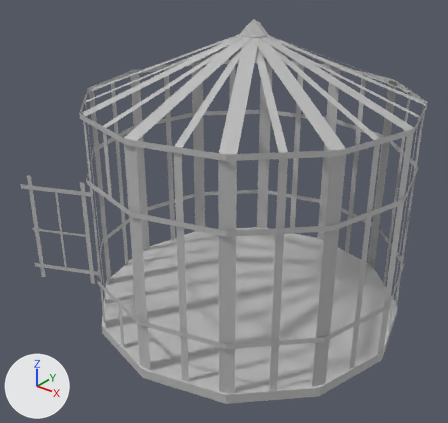
Renders of the Blender file Assets/Models/Winter/Birdcage More Bars.blend from each side of a commit.
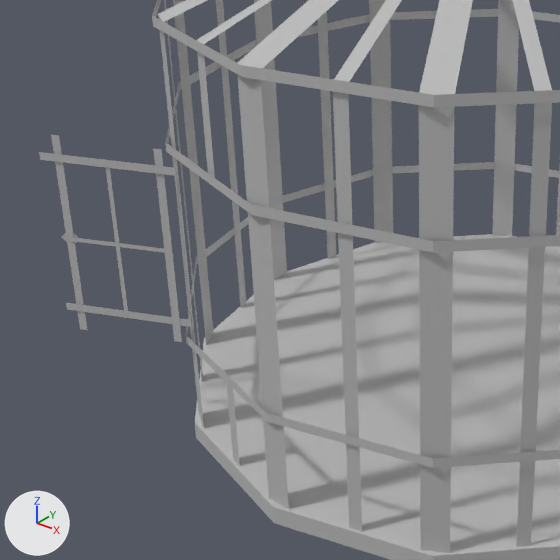
Old and new are each drawn whole from a 50 mm camera at (0.634, -0.874, 0.732) aimed at (-0.014, -0.064, 0.23) and again close up on the part from 0% to 65% of the width and 25% to 94% of the height. The axes (+X, +Y, +Z) are drawn at lower left. The lights are the same throughout.

Before the edit, the objects in view are built like this:
```python
ob_pasted__pcube5 = bpy.data.objects.new('pasted__pCube5', me_mesh_014)
ob_pasted__pcube5.parent = ob_group
ob_pasted__pcube5.location = (-0.135, -0.266, 0.223)
ob_pasted__pcube5.rotation_euler = (0.0, 0.0, -2.443)  # degrees (0, 0, -140)
ob_pasted__pcube7 = bpy.data.objects.new('pasted__pCube7', me_mesh_015)
ob_pasted__pcube7.parent = ob_group
ob_pasted__pcube7.location = (-0.135, -0.266, 0.223)
ob_pasted__pcube7.rotation_euler = (0.0, 0.0, -2.443)  # degrees (0, 0, -140)
ob_pasted__pcube7_001 = bpy.data.objects.new('pasted__pCube7.001', me_mesh_036)
ob_pasted__pcube7_001.parent = ob_group
ob_pasted__pcube7_001.location = (-0.135, -0.266, 0.223)
ob_pasted__pcube7_001.rotation_euler = (0.0, 0.0, -2.443)  # degrees (0, 0, -140)
ob_pasted__pcube8 = bpy.data.objects.new('pasted__pCube8', me_mesh_016)
ob_pasted__pcube8.parent = ob_group
ob_pasted__pcube8.location = (-0.135, -0.266, 0.223)
ob_pasted__pcube8.rotation_euler = (0.0, 0.0, -2.443)  # degrees (0, 0, -140)
ob_pasted__pcube9 = bpy.data.objects.new('pasted__pCube9', me_mesh_017)
ob_pasted__pcube9.parent = ob_group
ob_pasted__pcube9.location = (-0.135, -0.266, 0.223)
ob_pasted__pcube9.rotation_euler = (0.0, 0.0, -2.443)  # degrees (0, 0, -140)
ob_pasted__pcube9_001 = bpy.data.objects.new('pasted__pCube9.001', me_mesh_035)
ob_pasted__pcube9_001.parent = ob_group
ob_pasted__pcube9_001.location = (-0.135, -0.266, 0.223)
ob_pasted__pcube9_001.rotation_euler = (0.0, 0.0, -2.443)  # degrees (0, 0, -140)
ob_pcube24 = bpy.data.objects.new('pCube24', me_mesh_018)
ob_pcube24.location = (-0.135, -0.266, 0.223)
ob_pcube24.rotation_euler = (0.0, 0.0, -2.443)  # degrees (0, 0, -140)
ob_pcylinder1 = bpy.data.objects.new('pCylinder1', me_mesh_012)
ob_pcylinder1.location = (0.0, 0.0, 0.0)
# also in view: 'pCube1' at (0.002, -0.161, 0.284); 'pCylinder2' at (0.001, -0.007, 0.124); 'pCube9' at (-0.132, 0.071, 0.284); 'pCube7' at (-0.153, -0.006, 0.284); 'pCylinder5' at (0.001, -0.007, 0.322)
```
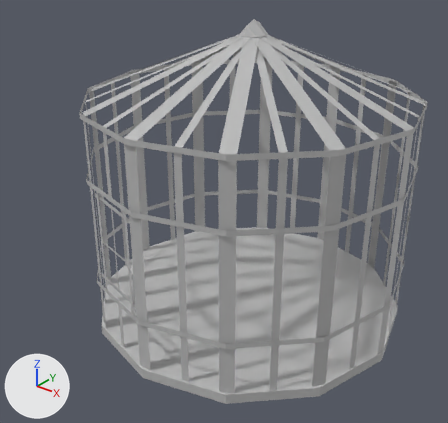
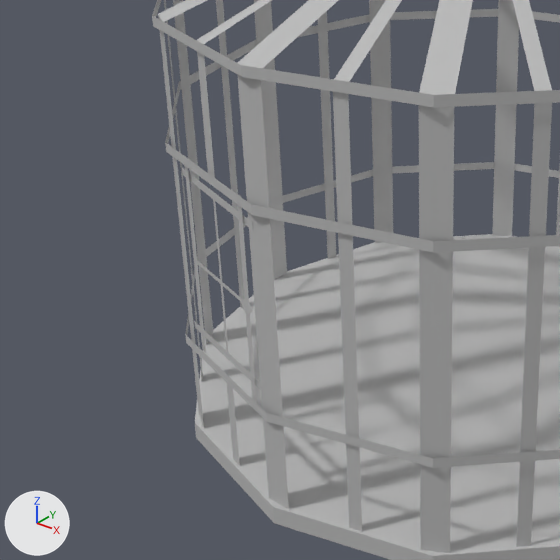
The change, as JSON lines over the scene's bpy script:
```json
{"op": "set", "path": "ob_pasted__pcube5.rotation_euler", "old": "(0.0, 0.0, -2.443)", "new": "(0.0, 0.0, 0.00725)", "note": "degrees (0, 0, -140) -> degrees (0, 0, 0.4)"}
{"op": "set", "path": "ob_pasted__pcube7.rotation_euler", "old": "(0.0, 0.0, -2.443)", "new": "(0.0, 0.0, 0.00725)", "note": "degrees (0, 0, -140) -> degrees (0, 0, 0.4)"}
{"op": "set", "path": "ob_pasted__pcube8.rotation_euler", "old": "(0.0, 0.0, -2.443)", "new": "(0.0, 0.0, 0.00725)", "note": "degrees (0, 0, -140) -> degrees (0, 0, 0.4)"}
{"op": "set", "path": "ob_pasted__pcube9.rotation_euler", "old": "(0.0, 0.0, -2.443)", "new": "(0.0, 0.0, 0.00725)", "note": "degrees (0, 0, -140) -> degrees (0, 0, 0.4)"}
{"op": "set", "path": "ob_pcube24.rotation_euler", "old": "(0.0, 0.0, -2.443)", "new": "(0.0, 0.0, 0.00725)", "note": "degrees (0, 0, -140) -> degrees (0, 0, 0.4)"}
{"op": "set", "path": "ob_pasted__pcube9_001.rotation_euler", "old": "(0.0, 0.0, -2.443)", "new": "(0.0, 0.0, 0.00725)", "note": "degrees (0, 0, -140) -> degrees (0, 0, 0.4)"}
{"op": "set", "path": "ob_pasted__pcube7_001.rotation_euler", "old": "(0.0, 0.0, -2.443)", "new": "(0.0, 0.0, 0.00725)", "note": "degrees (0, 0, -140) -> degrees (0, 0, 0.4)"}
```

Location of each change, [x1, y1, x2, y2] in pixels of the close-ups (560 x 560 px):
```json
{"object": "pasted__pCube8", "change": "turned", "before": [51, 135, 87, 330], "after": [236, 193, 257, 403]}
{"object": "pasted__pCube9", "change": "turned", "before": [153, 148, 182, 342], "after": [184, 156, 206, 352]}
{"object": "pasted__pCube5", "change": "turned", "before": [39, 152, 175, 176], "after": [181, 167, 253, 231]}
{"object": "pasted__pCube7", "change": "turned", "before": [66, 303, 191, 327], "after": [194, 321, 261, 390]}
{"object": "pasted__pCube9.001", "change": "turned", "before": [106, 168, 129, 316], "after": [213, 199, 228, 352]}
{"object": "pasted__pCube7.001", "change": "turned", "before": [70, 237, 165, 253], "after": [194, 258, 243, 301]}
{"object": "pCube24", "change": "turned", "before": [61, 233, 79, 244], "after": [241, 297, 252, 316]}
```
